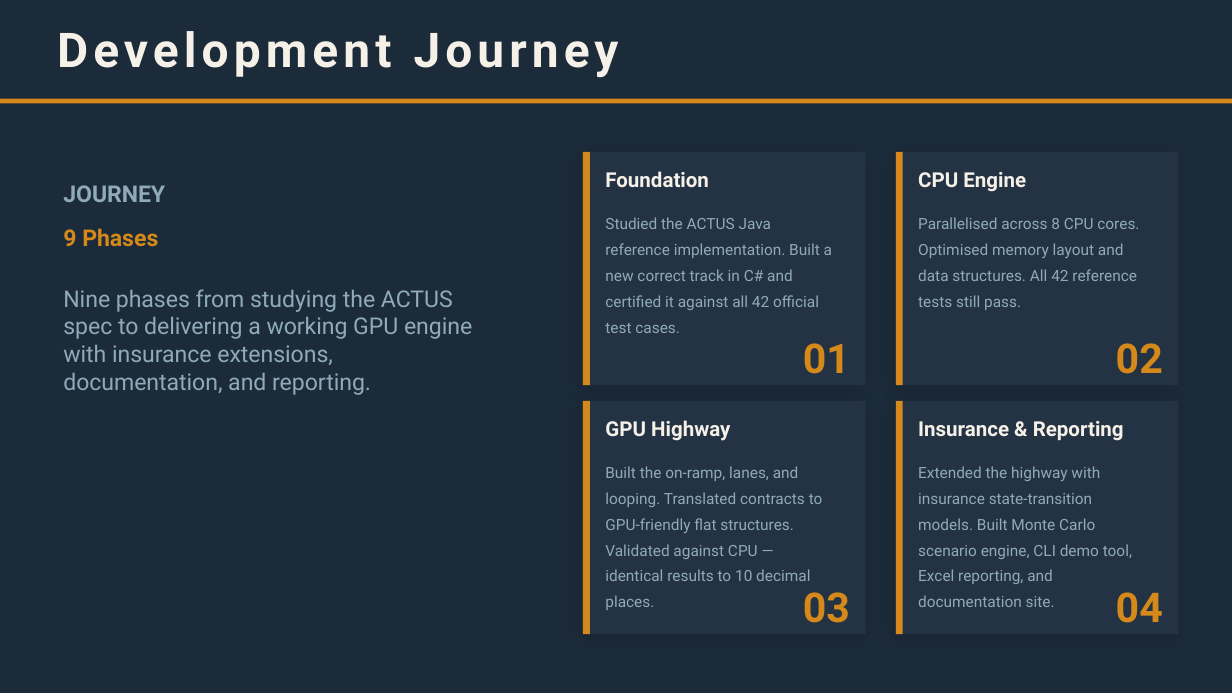
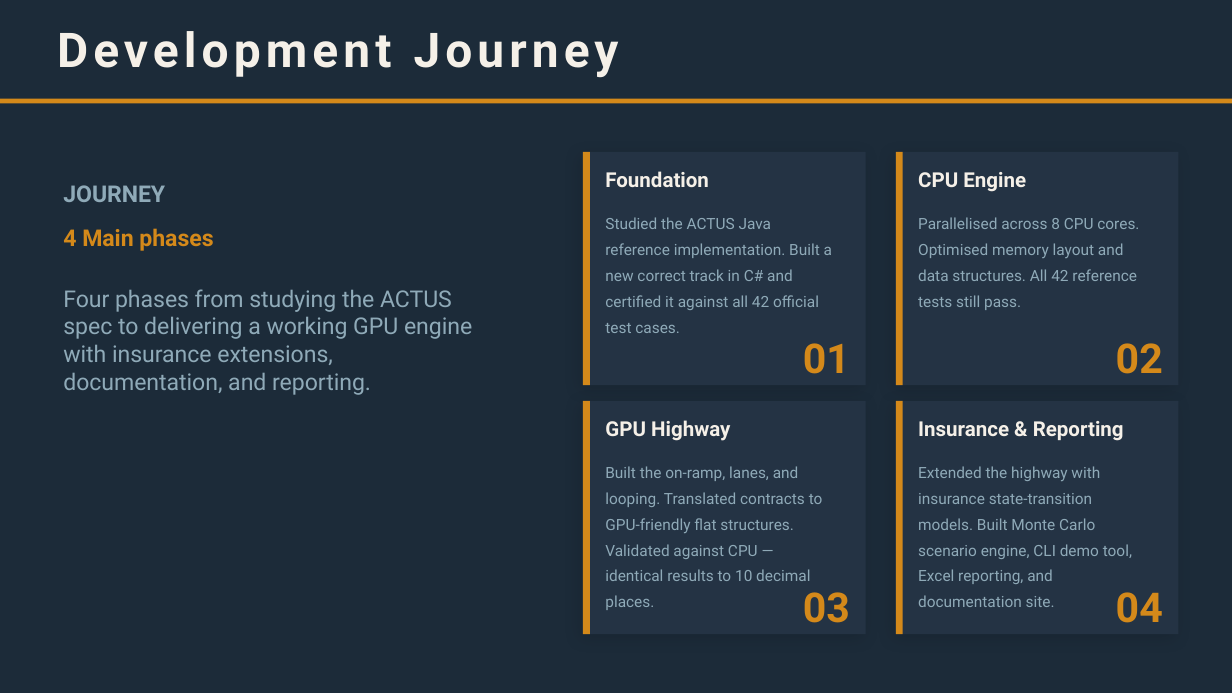
Before and after one commit to FransVanEk/Actus-Insurance.Documentation, a slide deck: slide 5 of public/downloads/Hackathon-GPU-Presentation.pptx. Drawn at 1232x693 pixels with LibreOffice and Linux fonts; fonts in the diff are those of the drawing; background and template pictures are left out. Boxes give left, top, right and bottom in pixels: in the first picture for what was removed or moved away, otherwise in the second. Text is boxed around its words. In the diff, an @@ line names an element or a change of style, - is before the commit and + after.

Commit message:
Update technical documentation and add web interface presentation video
- Updated the generation date in the technical documentation from 14 March 2026 to 15 March 2026.
- Adjusted formatting and layout for improved readability in various sections of the document.
- Added a new video file showcasing the actus web interface presentation.

```diff
--- a/public/downloads/Hackathon-GPU-Presentation.pptx
+++ b/public/downloads/Hackathon-GPU-Presentation.pptx
@@ text at (x1=63, y1=228, x2=472, y2=395): text changed @@
-9 Phases
-Nine phases from studying the ACTUS spec to delivering a working GPU engine with insurance extensions, documentation, and reporting.
+4 Main phases
+Four phases from studying the ACTUS spec to delivering a working GPU engine with insurance extensions, documentation, and reporting.
```
Also in this commit, not shown: 3 other slides changed, 11 other files.
